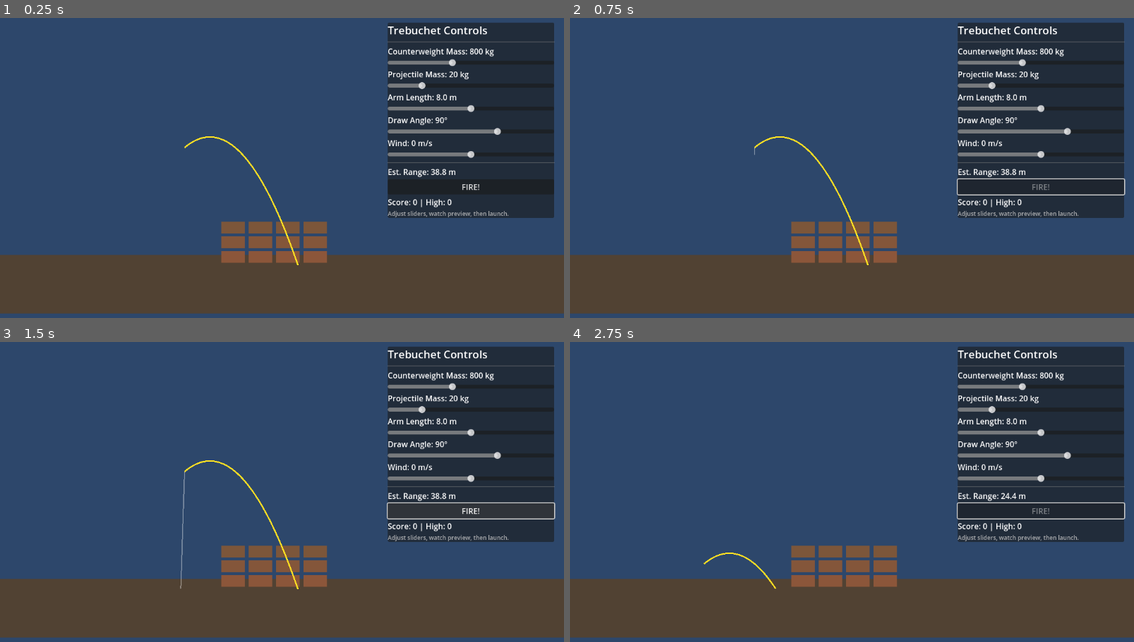
Above: before the commit, frames 1-4 (two rows, left to right).
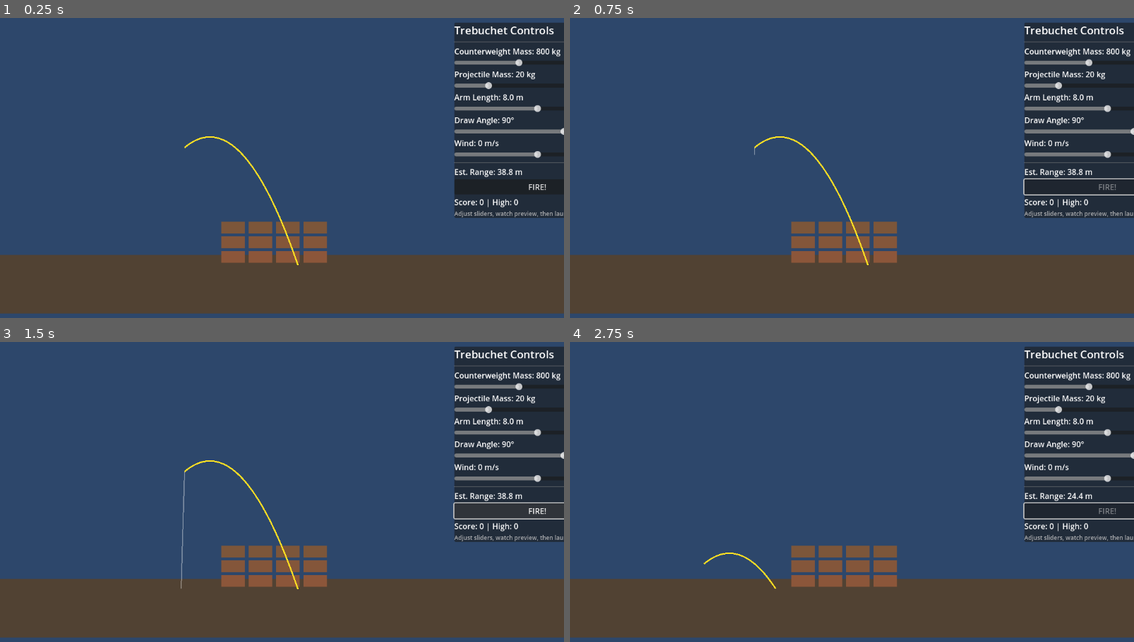
Above: after the commit, the same moments.

Repository: TrebuchetDynamics/trebuchet-dynamics-simulation
Game: Godot game, scene res://scenes/Trebuchet.tscn
The game is run twice, just before and just after one commit, with the same random seed, the same clock (stepped at 60 frames per second) and the same inputs.
Inputs:
- Up to frame 1 (0.25 s): no input
- Up to frame 2 (0.75 s): click "FIRE!" at 0.5 s
- Up to frame 3 (1.5 s): no input
- Up to frame 4 (2.75 s): click "FIRE!" at 2 s

The runs differ from the first frame. In frame 1, 11% of the frame differs, in the area x 68-100%, y 1-67%; in frame 2, 11%; in frame 3, 11%, in the area x 31-100%, y 1-83%; in frame 4, 11%.
Error before the commit: Invalid assignment of property or key 'local_anchor_a' with value of type 'Vector2' on a base object of type 'PinJoint2D'. (res://scripts/Trebuchet.gd:386)

Commit message:
refactor: update joint target positions in Trebuchet script for improved clarity

Diff:
--- a/scenes/Trebuchet.tscn
+++ b/scenes/Trebuchet.tscn
@@ -1,6 +1,6 @@
-[gd_scene load_steps=8 format=3]
+[gd_scene load_steps=8 format=3 uid="uid://c1d0myv3f6bw0"]
 
-[ext_resource type="Script" path="res://scripts/Trebuchet.gd" id="1_j3ybt"]
+[ext_resource type="Script" uid="uid://6h2w6445elch" path="res://scripts/Trebuchet.gd" id="1_j3ybt"]
 
 [sub_resource type="RectangleShape2D" id="RectFrame"]
 size = Vector2(40, 220)
@@ -15,7 +15,6 @@
 size = Vector2(48, 48)
 
 [sub_resource type="CircleShape2D" id="CircleProjectile"]
-radius = 10.0
 
 [sub_resource type="RectangleShape2D" id="RectGround"]
 size = Vector2(1920, 40)
@@ -41,19 +40,17 @@
 
 [node name="Arm" type="RigidBody2D" parent="Simulation/TrebuchetRig"]
 position = Vector2(0, -120)
+mass = 30.0
 freeze = true
-gravity_scale = 1.0
-mass = 30.0
 linear_damp = 0.1
 angular_damp = 0.05
 
 [node name="CollisionShape2D" type="CollisionShape2D" parent="Simulation/TrebuchetRig/Arm"]
+position = Vector2(0, 50)
 shape = SubResource("RectArm")
-position = Vector2(0, 50)
 
 [node name="Counterweight" type="RigidBody2D" parent="Simulation/TrebuchetRig"]
 position = Vector2(0, -220)
-gravity_scale = 1.0
 mass = 800.0
 linear_damp = 0.2
 angular_damp = 0.1
@@ -63,7 +60,6 @@
 
 [node name="Projectile" type="RigidBody2D" parent="Simulation/TrebuchetRig"]
 position = Vector2(0, 40)
-gravity_scale = 1.0
 mass = 20.0
 sleeping = true
 linear_damp = 0.05
@@ -80,13 +76,11 @@
 node_a = NodePath("../Pivot")
 node_b = NodePath("../Arm")
 bias = 0.9
-softness = 0.0
 
 [node name="JointCounterweight" type="PinJoint2D" parent="Simulation/TrebuchetRig"]
 position = Vector2(0, -200)
 node_a = NodePath("../Arm")
 node_b = NodePath("../Counterweight")
-softness = 0.0
 
 [node name="JointSling" type="DampedSpringJoint2D" parent="Simulation/TrebuchetRig"]
 position = Vector2(0, -20)
@@ -97,23 +91,23 @@
 damping = 0.05
 
 [node name="SlingLine" type="Line2D" parent="Simulation/TrebuchetRig"]
+points = PackedVector2Array(0, -20, 0, 60)
+width = 2.0
 default_color = Color(0.921569, 0.741176, 0.415686, 1)
-width = 2.0
 antialiased = true
-points = PackedVector2Array(0, -20, 0, 60)
 
 [node name="GroundRoot" type="Node2D" parent="Simulation"]
 
 [node name="CastleRoot" type="Node2D" parent="Simulation"]
 
 [node name="TrajectoryLine" type="Line2D" parent="Simulation"]
+width = 3.0
 default_color = Color(1, 0.882353, 0.133333, 1)
-width = 3.0
 antialiased = true
 
 [node name="ProjectileTrail" type="Line2D" parent="Simulation"]
+width = 2.0
 default_color = Color(1, 1, 1, 0.4)
-width = 2.0
 antialiased = true
 
 [node name="GroundCollider" type="StaticBody2D" parent="Simulation"]
@@ -125,9 +119,12 @@
 [node name="CanvasLayer" type="CanvasLayer" parent="."]
 
 [node name="UI" type="Control" parent="CanvasLayer"]
+layout_mode = 3
+anchors_preset = 15
 anchor_right = 1.0
 anchor_bottom = 1.0
-offset_right = 0.0
-offset_bottom = 0.0
+offset_right = 136.0
+grow_horizontal = 2
+grow_vertical = 2
 size_flags_horizontal = 3
 size_flags_vertical = 3
--- a/scripts/Trebuchet.gd
+++ b/scripts/Trebuchet.gd
@@ -383,11 +383,9 @@
 
 func _update_joint_targets() -> void:
 	if joint_counterweight:
-		joint_counterweight.local_anchor_a = Vector2(0, -arm_short_length_px)
-		joint_counterweight.local_anchor_b = Vector2.ZERO
+		joint_counterweight.position = Vector2(0, -arm_short_length_px)
 	if joint_sling:
-		joint_sling.local_anchor_a = Vector2(0, arm_long_length_px)
-		joint_sling.local_anchor_b = Vector2.ZERO
+		joint_sling.position = Vector2(0, arm_long_length_px)
 		joint_sling.rest_length = sling_length_px
 
 func _cock_trebuchet() -> void:
